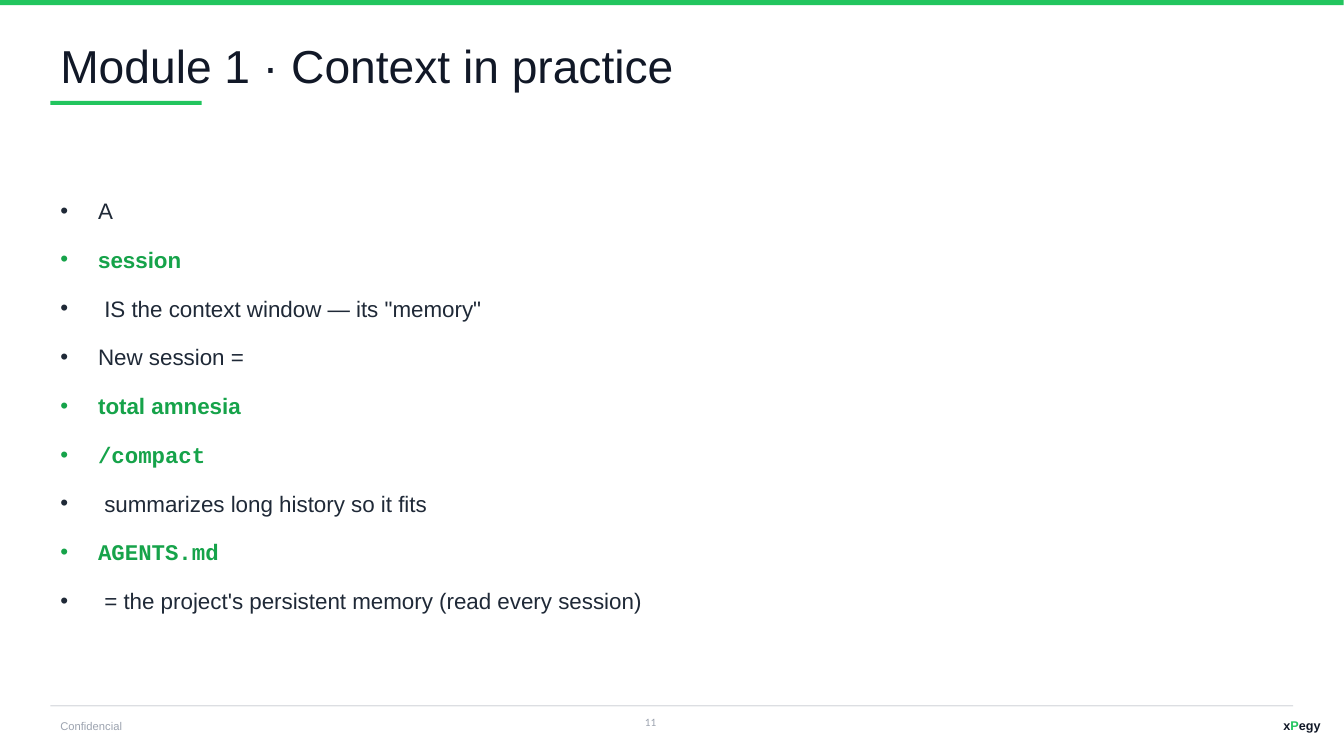
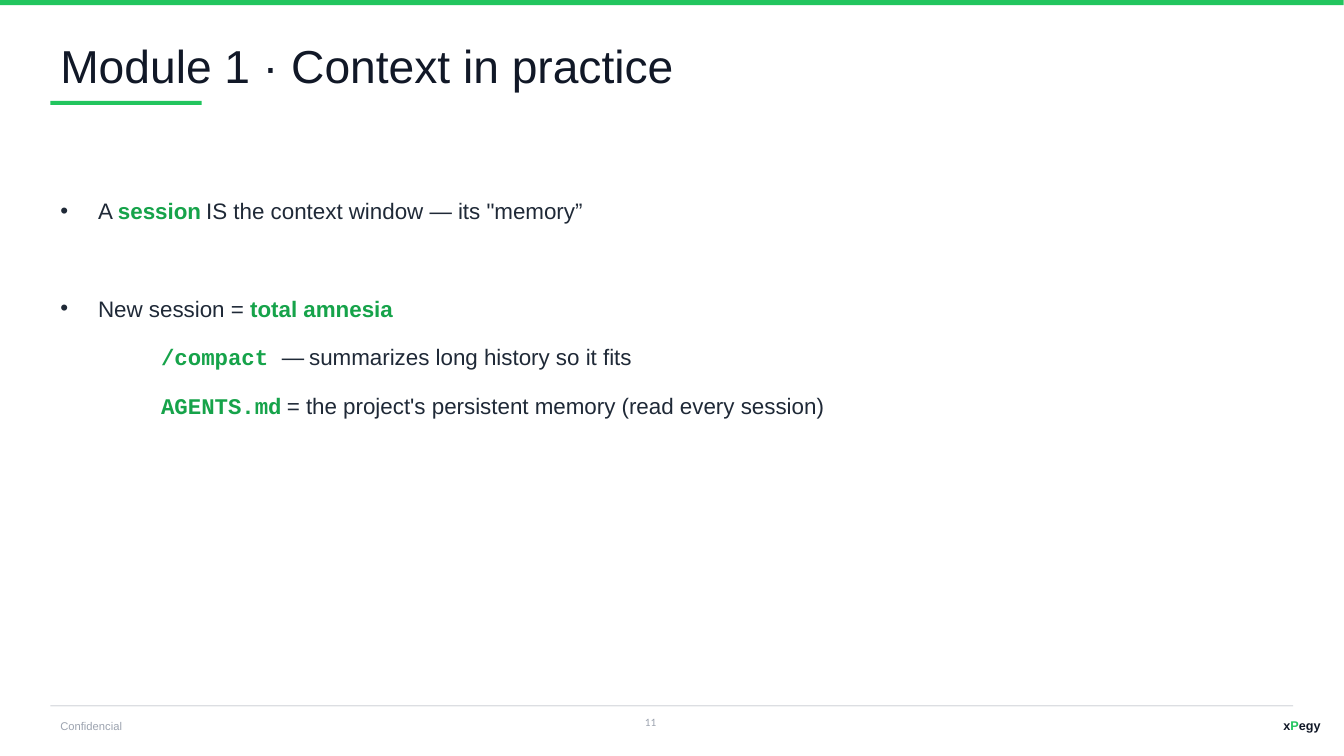
Before and after one commit to JaviPege/mundus-ai-programming-course, a slide deck: slide 11 of AI-EBike-Fleet-Manager-Workshop.pptx. Drawn at 1344x756 pixels with LibreOffice and Linux fonts; fonts in the diff are those of the drawing. Boxes give left, top, right and bottom in pixels: in the first picture for what was removed or moved away, otherwise in the second. Text is boxed around its words. In the diff, an @@ line names an element or a change of style, - is before the commit and + after.

```diff
--- a/AI-EBike-Fleet-Manager-Workshop.pptx
+++ b/AI-EBike-Fleet-Manager-Workshop.pptx
@@ text at <box>98,202,824,419</box>: text changed @@
-• A
-• session
-• IS the context window — its "memory"
-• New session =
-• total amnesia
-• /compact
-• summarizes long history so it fits
-• AGENTS.md
-• = the project's persistent memory (read every session)
+• A session IS the context window — its "memory”
+• New session = total amnesia
+/compact — summarizes long history so it fits
+AGENTS.md = the project's persistent memory (read every session)
```
Also in this commit, not shown: 13 other slides changed.
